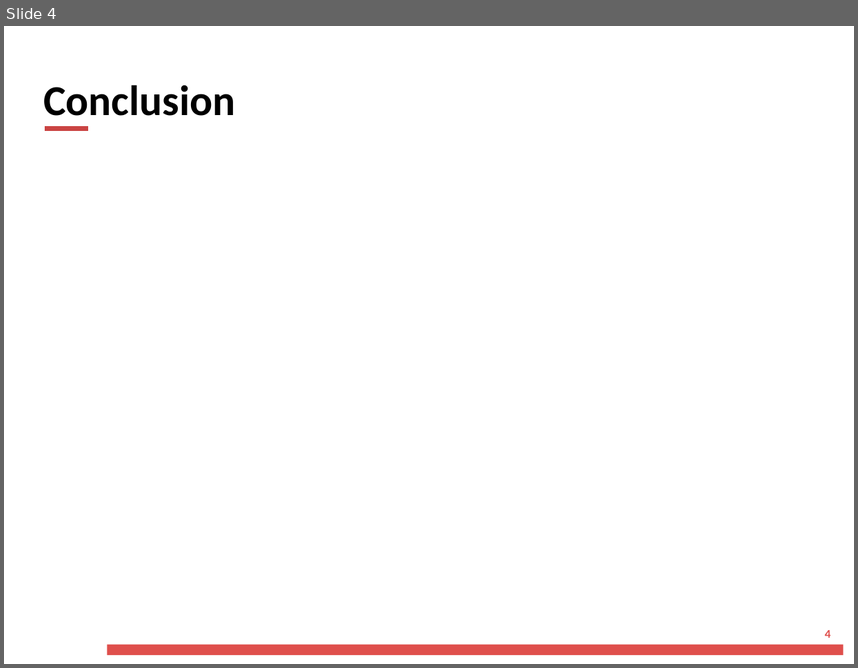
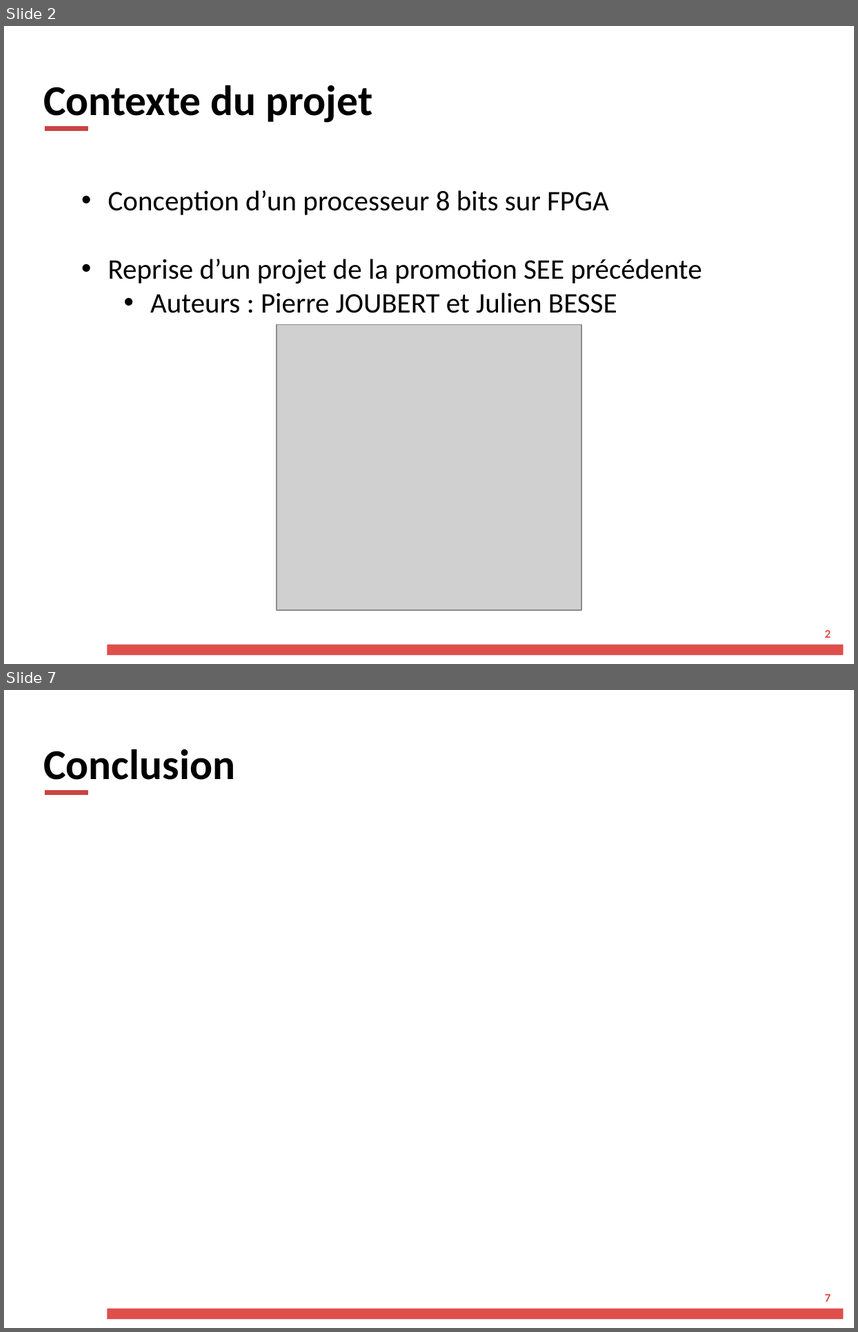
Before and after one commit to Devdevdavid/ProceXeirb, a slide deck: doc/Présentation_SoireePartenaireEMK.pptx. Shown one above the other, each under a label of ours: slide 4 before the commit, slides 2 and 7 after it; the slides between them are not shown. The pictures are 858x668 and 858x1332 pixels, drawn with LibreOffice and Linux fonts; fonts in the diff are those of the drawing; grey boxes stand for pictures; background and template pictures are left out. Boxes give left, top, right and bottom in pixels: in the first picture for what was removed or moved away, otherwise in the second. Text is boxed around its words. In the diff, an @@ line names an element or a change of style, - is before the commit and + after.

```diff
--- a/doc/Présentation_SoireePartenaireEMK.pptx
+++ b/doc/Présentation_SoireePartenaireEMK.pptx
@@ slide 2 added at (x1=4, y1=26, x2=854, y2=664), background #FFFFFF; not listed: 3 template elements that a slide beside it also shows @@
@@ text added at (x1=43, y1=85, x2=373, y2=123), 36 pt, text #000000, bold @@
+Contexte du projet
@@ text added at (x1=108, y1=190, x2=702, y2=313), 24 pt, text #000000 @@
+• Conception d’un processeur 8 bits sur FPGA
+• Reprise d’un projet de la promotion SEE précédente
+  • Auteurs : Pierre JOUBERT et Julien BESSE
@@ picture added at (x1=277, y1=324, x2=582, y2=610) @@
@@ what was slide 4 is now slide 7 @@
@@ page number at (x1=825, y1=1294, x2=831, y2=1301): text changed @@
-4
+7
```
Also in this commit, not shown: 3 slides changed, 3 other slides added, 1 slide removed, 7 other files.
